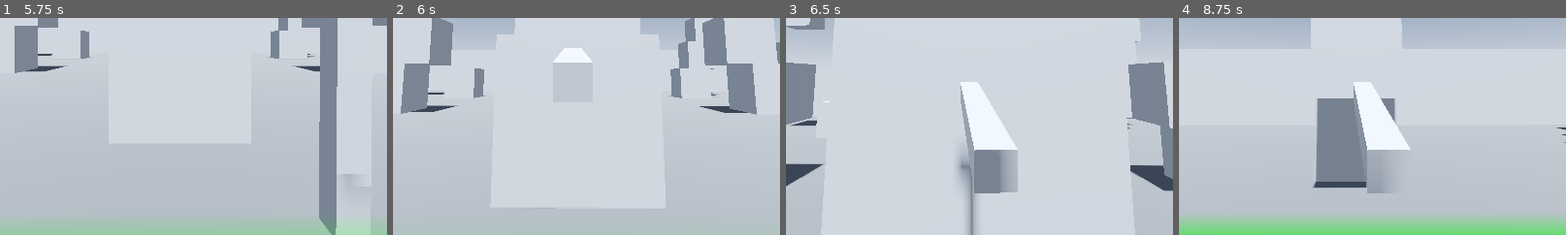
Above: before the commit, frames 1-4 (left to right).
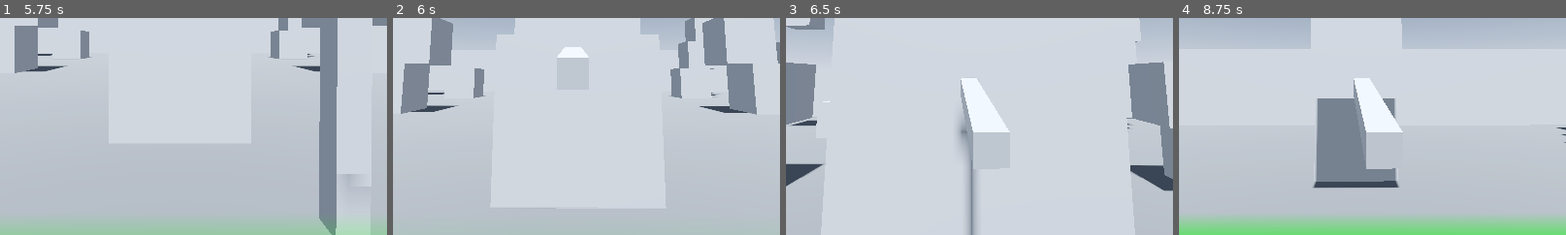
Above: after the commit, the same moments.

Repository: Crystalwarrior/Crimson-Carnage
Game: Godot game, scene res://map.tscn
Same seed, same stepped clock (60 frames per second), same inputs: the game is played once before the commit and once after it. Sound files missing from this copy of the repository are replaced by a short silence.
Inputs (mouse positions are % of the whole screen's width and height, from its top left):
- Up to frame 1 (5.75 s): click (50, 49) at 0.52 s; type "Alex" at 0.6 s; tap Enter at 1.25, 2.75 s; move the mouse to (72, 45) at 1.27 s; hold D (move_right) 1.28-2.03 s; tap Middle mouse button (alt2_attack) at 1.35 s; tap Space (jump) at 1.52, 2, 2.27 s; move the mouse to (30, 55) at 2.02 s; hold S (move_backward) 2.03-2.78 s; right-click (30, 55) at 2.1 s; move the mouse to (60, 28) at 2.77 s; hold D (move_right) 2.78-3.5 s; click (60, 28) at 2.85 s; click (45, 52) at 3.52 s; type "12" at 3.6 s; click "Use UPnP" at 4.25 s; click "Host!" at 5 s
- Up to frame 2 (6 s): move the mouse to (49, 52) at 5.77 s; hold W (move_forward) from 5.78 s (still down); tap Middle mouse button (alt2_attack) at 5.85 s
- Up to frame 3 (6.5 s): keep holding W (move_forward); tap Space (jump) at 6.02 s
- Up to frame 4 (8.75 s): keep holding W (move_forward); move the mouse to (57, 51) at 6.52 s; right-click (57, 51) at 6.6 s; tap Space (jump) at 6.77, 7.52 s; move the mouse to (42, 49) at 7.27 s; click (42, 49) at 7.35 s; move the mouse to (51, 50) at 8.02 s; tap Middle mouse button (alt2_attack) at 8.1 s
The pictures show only the part of the screen within x 27-77%, y 45-95%; the shares and areas given below are measured in that part.

Frame 1 is identical in both runs. In frame 2, 0.2% of the frame differs, in the area x 41-52%, y 13-21%; in frame 3, 3.9%, in the area x 44-60%, y 27-81%; in frame 4, 2.3%.
Error before the commit: Assertion failed: UPNP Discover Failed! Error 24 (res://Network.gd:105)
Error after the commit: Assertion failed: UPNP Discover Failed! Error 24 (res://Network.gd:107)

Commit message:
Make jab animation go even farther for better utility

Diff:
--- a/Network.gd
+++ b/Network.gd
@@ -86,9 +86,11 @@
 		damage_overlay.modulate.b = 0.0
 		damage_overlay.modulate.a = 100.0 / difference
 
+	# this is the dumbest place to handle it (isn't this function ui?)
 	if health_value <= 0:
 		respawn_player(multiplayer.get_unique_id())
 		health_value = 100.0
+
 	health_bar.value = health_value
 	health_bar.get_node("Label").text = str(health_value)
 
--- a/player.gd
+++ b/player.gd
@@ -203,7 +203,6 @@
 	if hit_body.has_method("receive_damage") and hit_body.get_multiplayer_authority() > 0 and hit_body.get_multiplayer_authority() != multiplayer.get_unique_id():
 		if not hit_body.invincible_timer.is_stopped():
 			return
-		print(hit_body.health, " ", dmg_amount)
 		if hit_body.health <= dmg_amount:
 			hitsound_murder.rpc()
 		else:
--- a/player.tscn
+++ b/player.tscn
@@ -121,7 +121,7 @@
 "times": PackedFloat32Array(0, 0.05, 0.5, 0.65, 0.75),
 "transitions": PackedFloat32Array(1, 0.2, 2, 0.5, 1),
 "update": 0,
-"values": [Vector3(0.3, -0.4, -0.6), Vector3(0, -0.0999999, -0.7), Vector3(0, 1.19209e-07, -1.03126), Vector3(0.1, -0.4, -0.7), Vector3(0.3, -0.4, -0.6)]
+"values": [Vector3(0.3, -0.4, -0.6), Vector3(0, -0.0999999, -0.7), Vector3(0, 0.00266588, -1.33125), Vector3(0.1, -0.4, -0.7), Vector3(0.3, -0.4, -0.6)]
 }
 tracks/1/type = "value"
 tracks/1/imported = false
